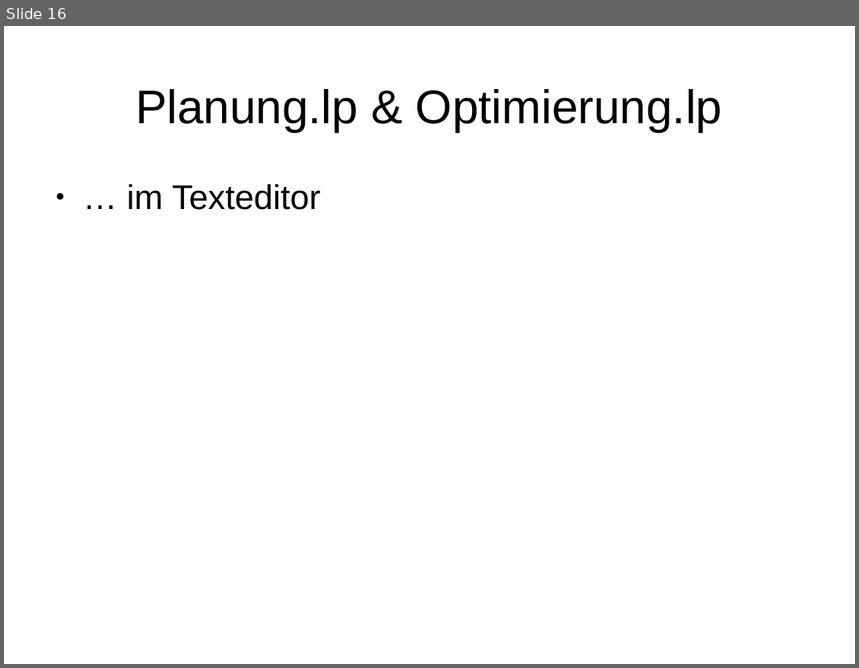
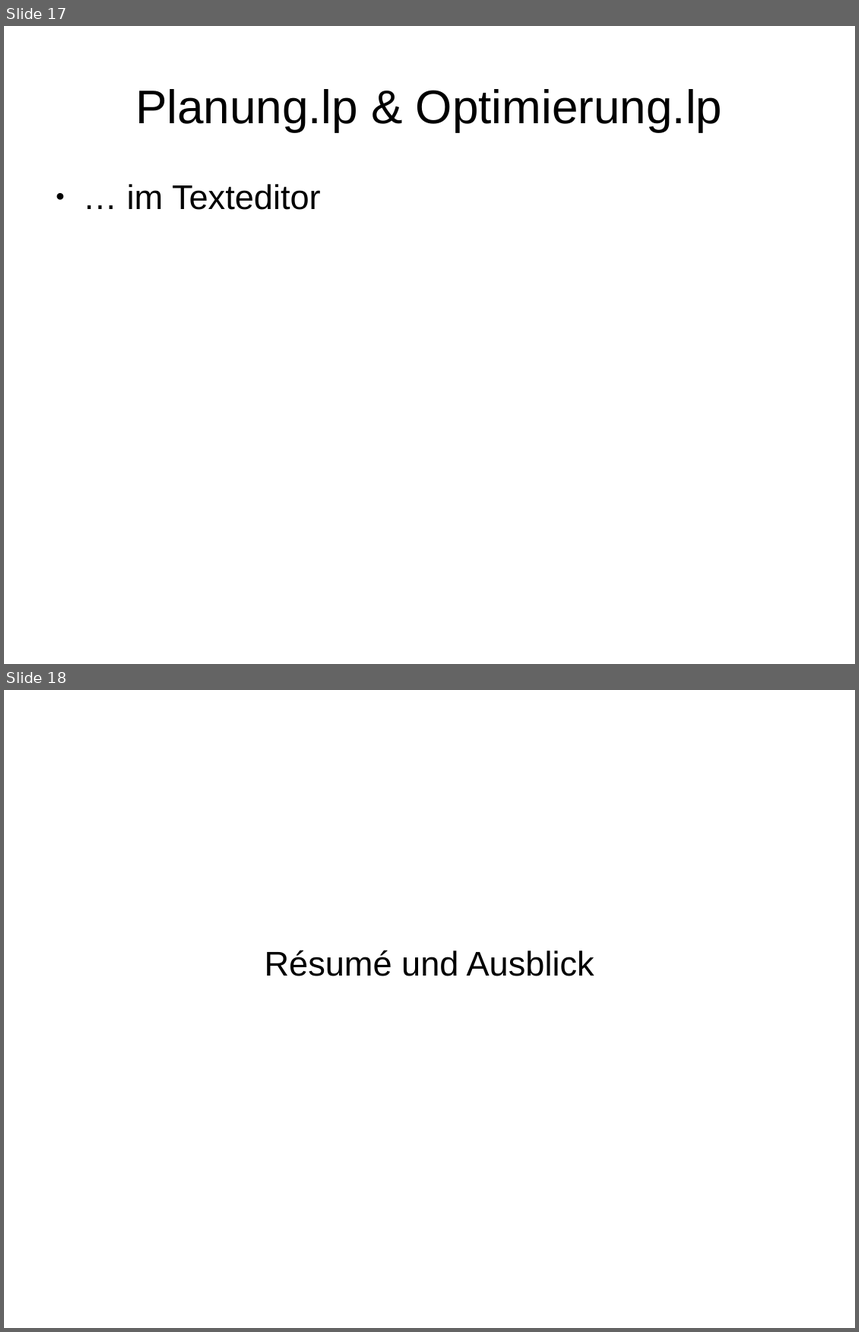
Before and after one commit to alkern/FahrplanASP, a slide deck: docs/presentation.odp. Shown one above the other, each under a label of ours: slide 16 before the commit, slides 17 and 18 after it. The pictures are 859x668 and 859x1332 pixels, drawn with LibreOffice and Linux fonts; fonts in the diff are those of the drawing. Boxes give left, top, right and bottom in pixels: in the first picture for what was removed or moved away, otherwise in the second. Text is boxed around its words. In the diff, an @@ line names an element or a change of style, - is before the commit and + after.

```diff
--- a/docs/presentation.odp
+++ b/docs/presentation.odp
@@ slide 18 added at [4, 690, 855, 1328], background #FFFFFF @@
@@ subtitle added at [265, 950, 595, 977], 32 pt, text #000000 @@
+Résumé und Ausblick
@@ what was slide 16 is now slide 17 @@
```
Also in this commit, not shown: 1 slide changed, 3 other slides added.
